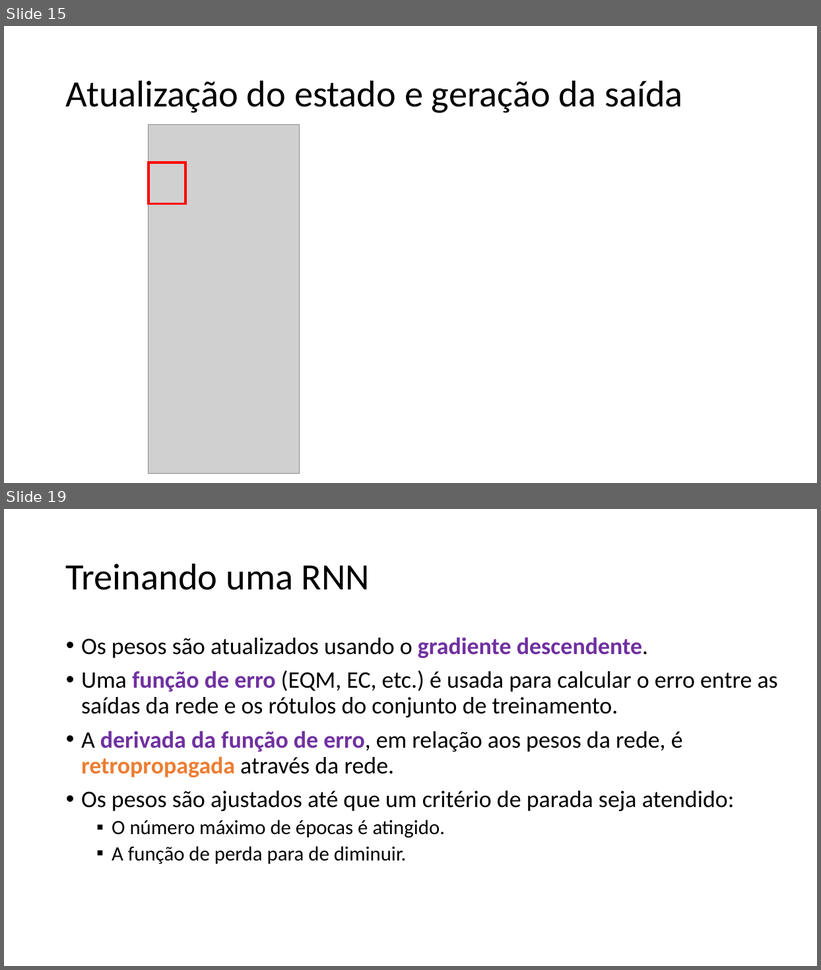
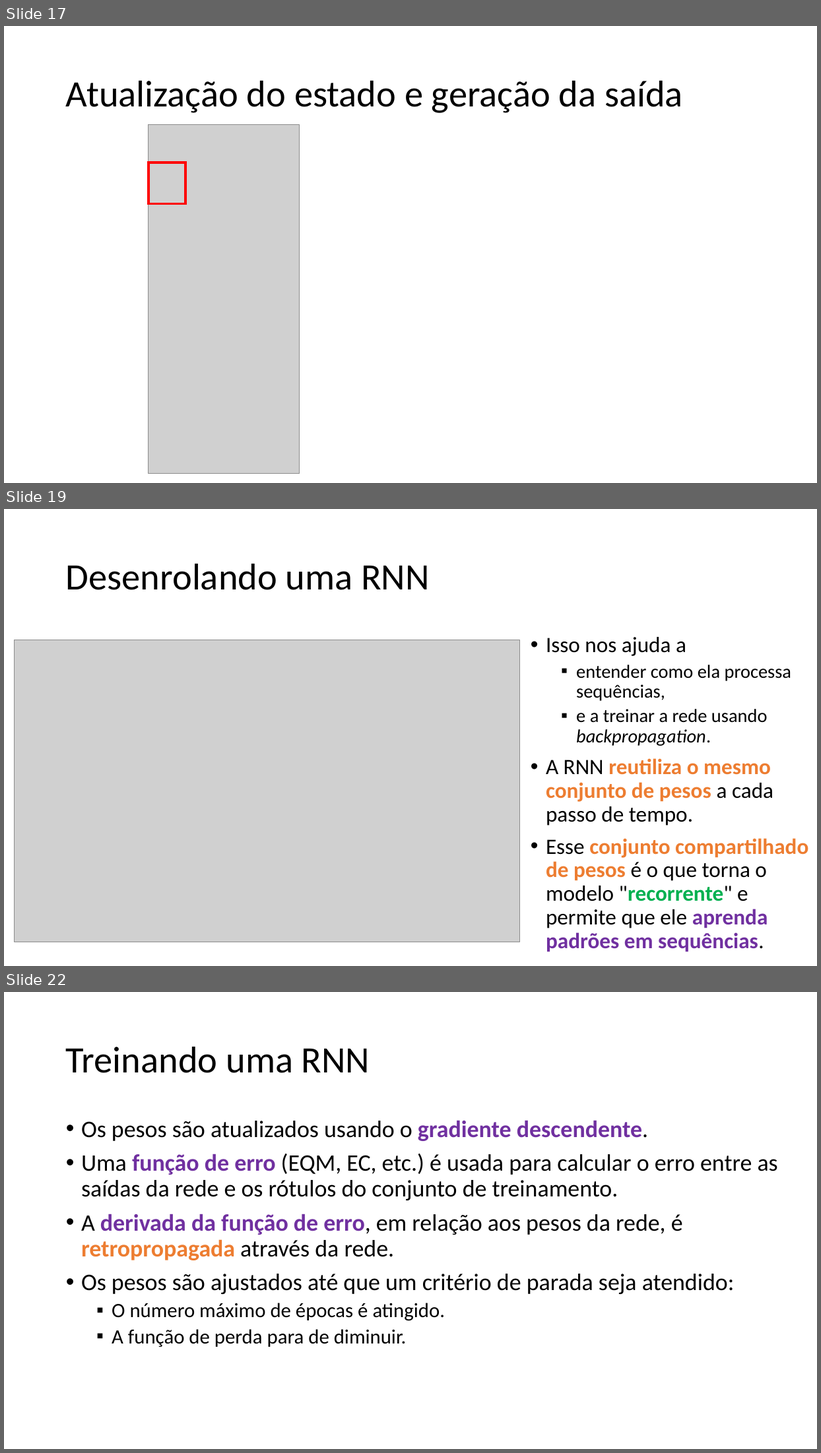
Before and after one commit to zz4fap/c24_inteligencia_artificial, a slide deck: slides/C24_RNN.pptx. Shown one above the other, each under a label of ours: slides 15 and 19 before the commit, slides 17, 19 and 22 after it; the slides between them are not shown. The pictures are 821x970 and 821x1453 pixels, drawn with LibreOffice and Linux fonts; fonts in the diff are those of the drawing; grey boxes stand for pictures. Boxes give left, top, right and bottom in pixels: in the first picture for what was removed or moved away, otherwise in the second. Text is boxed around its words. In the diff, an @@ line names an element or a change of style, - is before the commit and + after.

```diff
--- a/slides/C24_RNN.pptx
+++ b/slides/C24_RNN.pptx
@@ slide 19 added at bbox=[4, 509, 817, 966], background #FFFFFF @@
@@ title added at bbox=[66, 563, 429, 590], 44 pt, text #000000 @@
+Desenrolando uma RNN
@@ picture added at bbox=[15, 640, 520, 942] @@
@@ text added at bbox=[546, 637, 809, 953], 25.9 pt, text #000000 @@
+• Isso nos ajuda a
+  ▪ entender como ela processa sequências,
+  ▪ e a treinar a rede usando backpropagation.
+• A RNN reutiliza o mesmo conjunto de pesos a cada passo de tempo.
+• Esse conjunto compartilhado de pesos é o que torna o modelo "recorrente" e permite que ele aprenda padrões em sequências.
@@ what was slide 15 is now slide 17 @@
@@ what was slide 19 is now slide 22 @@
```
Also in this commit, not shown: 7 slides changed, 4 other slides added, 2 slides removed.
